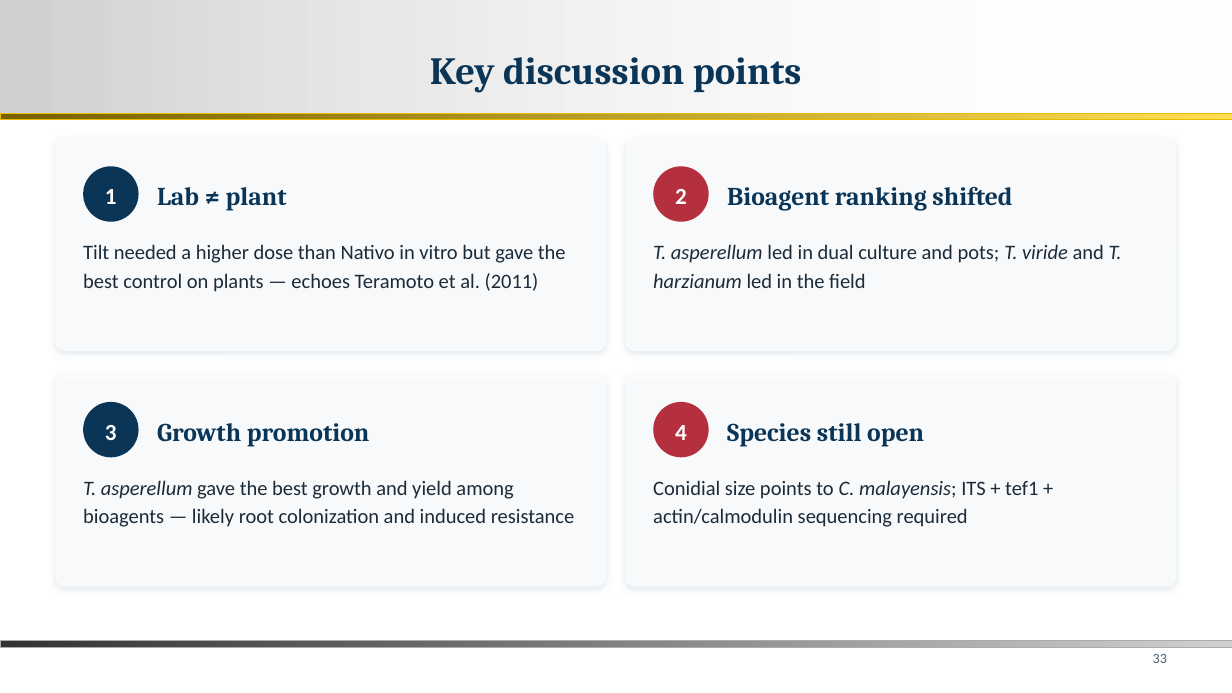
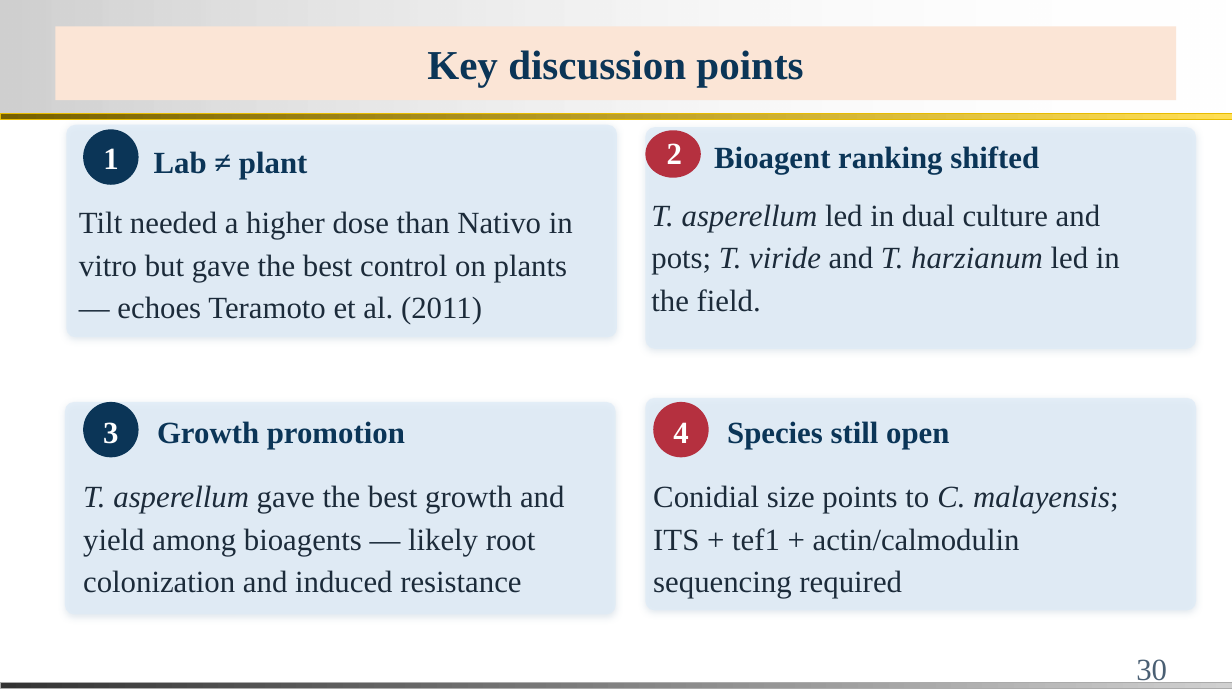
Before and after one commit to bipro-b/nm-documenents, a slide deck: slide 30 of docs/Nisha_MS_Thesis_Defence.pptx (slide 33 before the commit). Drawn at 1232x693 pixels with LibreOffice and Linux fonts; fonts in the diff are those of the drawing; background and template pictures are left out. Boxes give left, top, right and bottom in pixels: in the first picture for what was removed or moved away, otherwise in the second. Text is boxed around its words. In the diff, an @@ line names an element or a change of style, - is before the commit and + after.

```diff
--- a/docs/Nisha_MS_Thesis_Defence.pptx
+++ b/docs/Nisha_MS_Thesis_Defence.pptx
@@ title "Key discussion points": place and size @@
-title "Key discussion points" at (430,57,802,93)
+title "Key discussion points" at (55,26,1177,100)
@@ title "Key discussion points" at (55,26,1177,100): size 30 to 32 pt, font Cambria to Times New Roman; fill none to #FBE5D6 @@
@@ rounded rectangle: place and size @@
-rounded rectangle at (55,139,606,351)
+rounded rectangle at (67,125,617,337)
@@ text "1": place and size @@
-text "1" at (105,189,117,204)
+text "1" at (103,148,118,169)
@@ ellipse: place and size @@
-ellipse at (83,166,139,222)
+ellipse at (83,129,139,185)
@@ text "Lab ≠ plant": place and size @@
-text "Lab ≠ plant" at (157,187,287,211)
+text "Lab ≠ plant" at (154,151,307,179)
@@ ellipse: place and size @@
-ellipse at (653,166,709,222)
+ellipse at (646,130,701,177)
@@ rounded rectangle: place and size @@
-rounded rectangle at (626,139,1177,351)
+rounded rectangle at (646,128,1197,349)
@@ size 18 to 24 pt, font Calibri to Times New Roman in 4 elements at (103,422,118,444), (673,422,688,443), (103,148,118,169), (667,143,682,164) @@
@@ text "2": place and size @@
-text "2" at (675,189,687,204)
+text "2" at (667,143,682,164)
@@ size 20 to 24 pt, font Cambria to Times New Roman in 4 elements at (157,421,405,449), (727,421,949,449), (154,151,307,179), (714,146,1039,174) @@
@@ text "Bioagent ranking shifted": place and size @@
-text "Bioagent ranking shifted" at (727,187,1012,211)
+text "Bioagent ranking shifted" at (714,146,1039,174)
@@ size 16 to 24 pt, font Calibri to Times New Roman in 3 elements at (83,485,564,593), (653,485,1118,598), (79,211,573,324) @@
@@ text "Tilt needed a higher dose ...": place and size @@
-text "Tilt needed a higher dose ..." at (83,244,566,292)
+text "Tilt needed a higher dose ..." at (79,211,573,324)
@@ text at (651,204,1120,312): text changed; size 16 to 24 pt; font Calibri to Times New Roman @@
-T. asperellum led in dual culture and pots; T. viride and T. harzianum led in the field
+T. asperellum led in dual culture and pots; T. viride and T. harzianum led in the field.
@@ rounded rectangle: place and size @@
-rounded rectangle at (55,374,606,587)
+rounded rectangle at (65,402,616,615)
@@ fill #FFFFFF at 75% opacity to #DEEBF7 at 75% opacity in 4 elements at (646,128,1197,349), (67,125,617,337), (65,402,616,615), (646,398,1197,611) @@
@@ rounded rectangle: place and size @@
-rounded rectangle at (626,374,1177,587)
+rounded rectangle at (646,398,1197,611)
@@ page number at (1136,659,1167,686): text changed; size 11 to 24 pt; font Calibri to Times New Roman @@
-33
+30
@@ rectangle: place and size @@
-rectangle at (0,640,1232,647)
+rectangle at (0,682,1232,689)
```
Also in this commit, not shown: 31 other slides changed, 3 slides removed, 2 other files.
